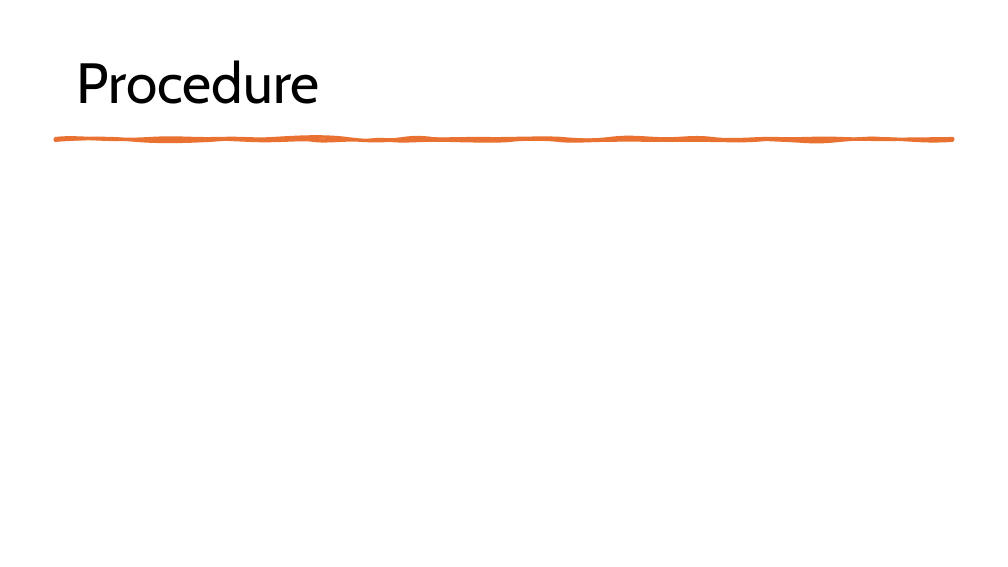
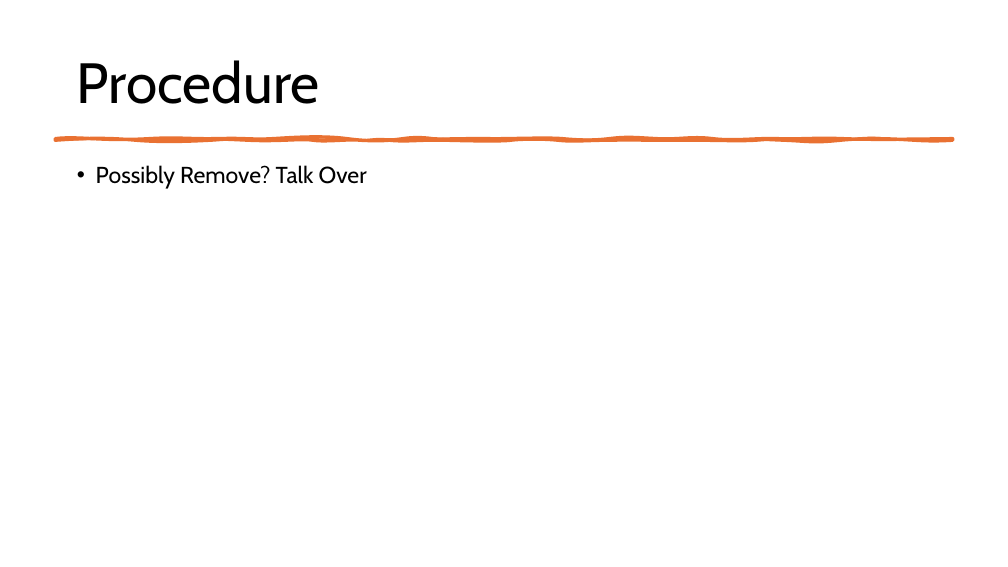
Before and after one commit to Tannyr-Singleterry/ECE590_SeniorDesign, a slide deck: slide 14 of Documents/FInal Presentation/Final_Presentation.pptx. Drawn at 1008x567 pixels with LibreOffice and Linux fonts; fonts in the diff are those of the drawing. Boxes give left, top, right and bottom in pixels: in the first picture for what was removed or moved away, otherwise in the second. Text is boxed around its words. In the diff, an @@ line names an element or a change of style, - is before the commit and + after.

```diff
--- a/Documents/FInal Presentation/Final_Presentation.pptx
+++ b/Documents/FInal Presentation/Final_Presentation.pptx
@@ text added at <box>96,165,367,189</box>, 22 pt, text #000000 @@
+• Possibly Remove? Talk Over
```
Also in this commit, not shown: 6 other slides changed, 1 other file.
